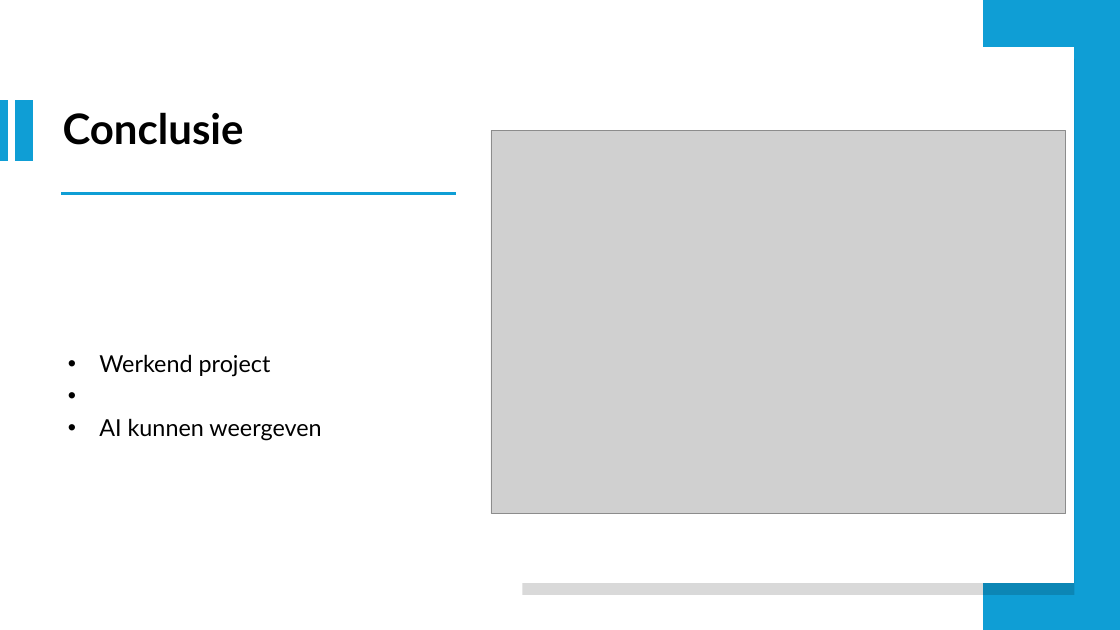
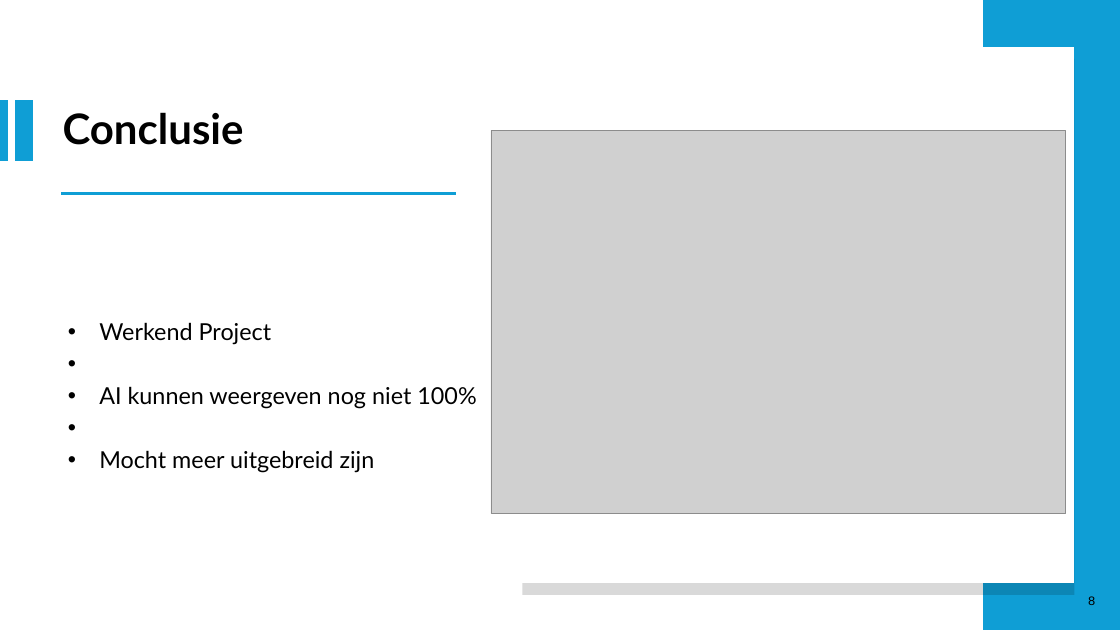
Before and after one commit to RobbeDeW/Mastermind, a slide deck: slide 8 of Presentatie/Mastermind.odp. Drawn at 1120x630 pixels with LibreOffice and Linux fonts; fonts in the diff are those of the drawing; grey boxes stand for pictures. Boxes give left, top, right and bottom in pixels: in the first picture for what was removed or moved away, otherwise in the second. Text is boxed around its words. In the diff, an @@ line names an element or a change of style, - is before the commit and + after.

```diff
--- a/Presentatie/Mastermind.odp
+++ b/Presentatie/Mastermind.odp
@@ text at (x1=99, y1=322, x2=476, y2=473): text changed @@
-• Werkend project
-• AI kunnen weergeven
+• Werkend Project
+• AI kunnen weergeven nog niet 100%
+• Mocht meer uitgebreid zijn
@@ page number added at (x1=1088, y1=596, x2=1096, y2=605), 11 pt, text #000000 @@
+8
```
Also in this commit, not shown: 7 other slides changed.
